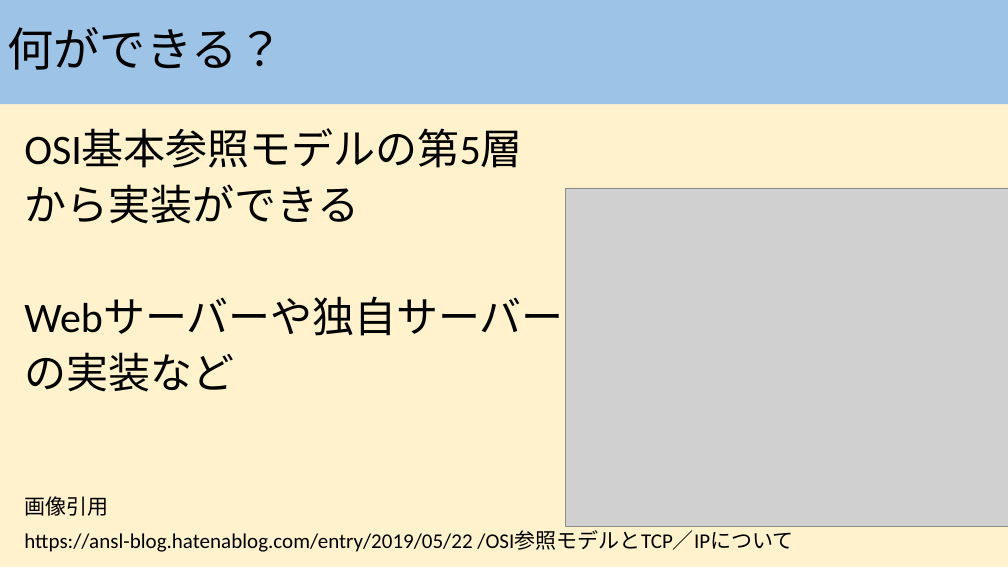
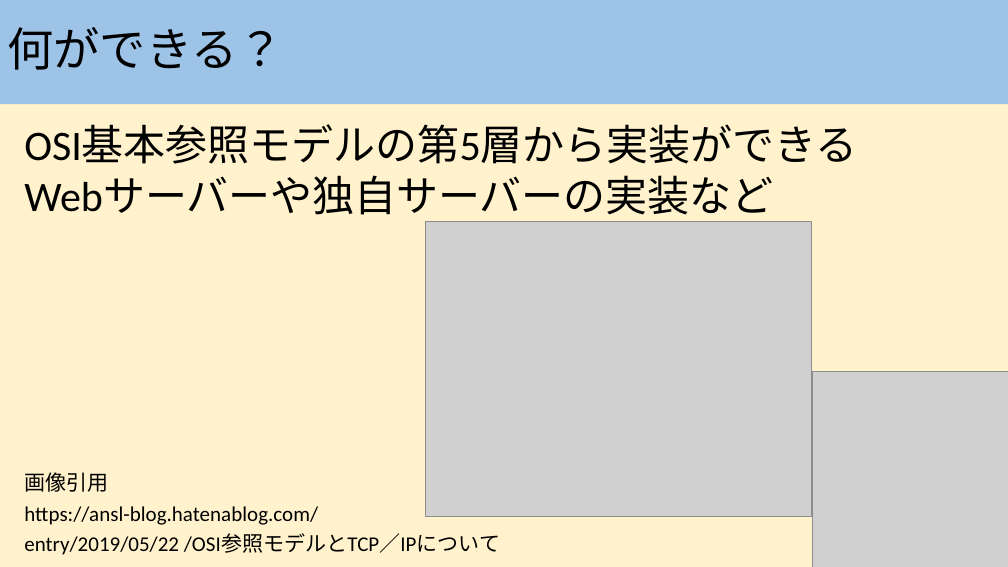
Before and after one commit to sakastudio/aktsk_lt_socket, a slide deck: slide 4 of lt.pptx. Drawn at 1008x567 pixels with LibreOffice and Linux fonts; fonts in the diff are those of the drawing; grey boxes stand for pictures. Boxes give left, top, right and bottom in pixels: in the first picture for what was removed or moved away, otherwise in the second. Text is boxed around its words. In the diff, an @@ line names an element or a change of style, - is before the commit and + after.

```diff
--- a/lt.pptx
+++ b/lt.pptx
@@ text at bbox=[24, 126, 857, 222]: text changed @@
-OSI基本参照モデルの第5層
-から実装ができる
-Webサーバーや独自サーバー
-の実装など
+OSI基本参照モデルの第5層から実装ができる
+Webサーバーや独自サーバーの実装など
@@ picture: place and size @@
-picture at bbox=[566, 188, 1008, 526]
+picture at bbox=[425, 222, 811, 516]
@@ picture added at bbox=[813, 372, 1008, 567] @@
@@ text at bbox=[24, 472, 108, 492]: line spacing 0.9 to 0.8 @@
@@ text at bbox=[24, 506, 500, 555]: text changed @@
-https://ansl-blog.hatenablog.com/entry/2019/05/22 /OSI参照モデルとTCP／IPについて
+https://ansl-blog.hatenablog.com/
+entry/2019/05/22 /OSI参照モデルとTCP／IPについて
```
Also in this commit, not shown: 2 other slides changed.
